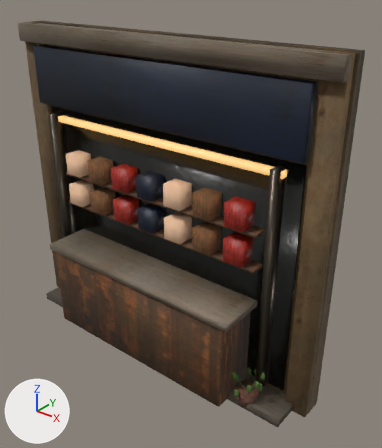
The glTF model examples/game-hanoi-city/assets/hq/buildings/mat_tien_tret_01_lod1.glb as it was, and as the next commit left it.
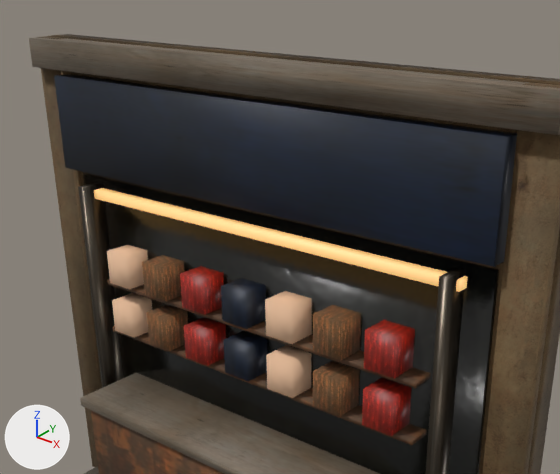
Each version is shown whole from a camera (50 mm lens) standing at (5.61, -3.98, 4.17) and looking at (2.4, 0.04, 1.68), then close up on the part from 0% to 90% of the width and 0% to 65% of the height. The axes (+X, +Y, +Z) are drawn at lower left. The lights are the same throughout. The first two pictures are the older version.

Objects in the first close-up: 'mat_tien_tret_01.001'.
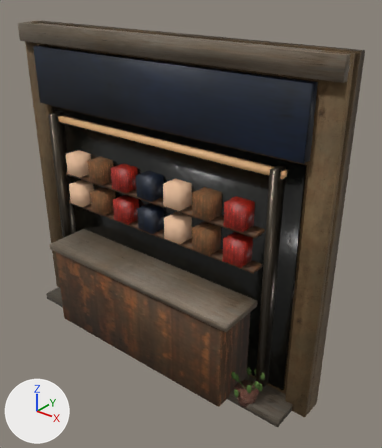
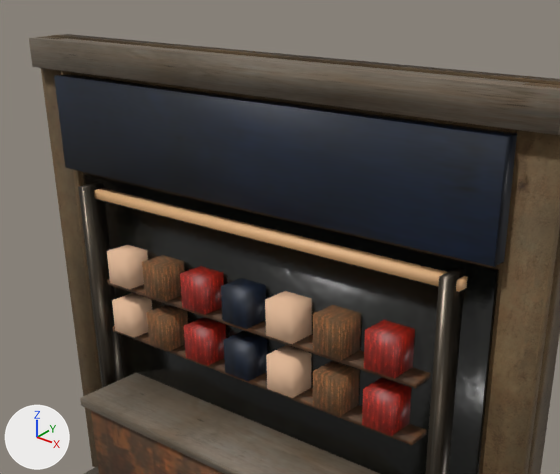
Changed parts and their boxes [x1, y1, x2, y2] in the close-ups (560 x 474 px):
'mat_tien_tret_01.001', surface changed (darker): [90, 184, 471, 311] in both

The change, as a diff of the scene's bpy script:
```diff
--- a/examples/game-hanoi-city/assets/hq/buildings/mat_tien_tret_01_lod1.glb.py
+++ b/examples/game-hanoi-city/assets/hq/buildings/mat_tien_tret_01_lod1.glb.py
@@ mat_scanned_joinery_metal_and_fittings @@
 n0 = _N.new('ShaderNodeBsdfPrincipled'); n0.name = 'Principled BSDF'
-n0.inputs[28].default_value = 0.65  # 'Emission Strength'
 n1 = _N.new('ShaderNodeOutputMaterial'); n1.name = 'Material Output'
```
